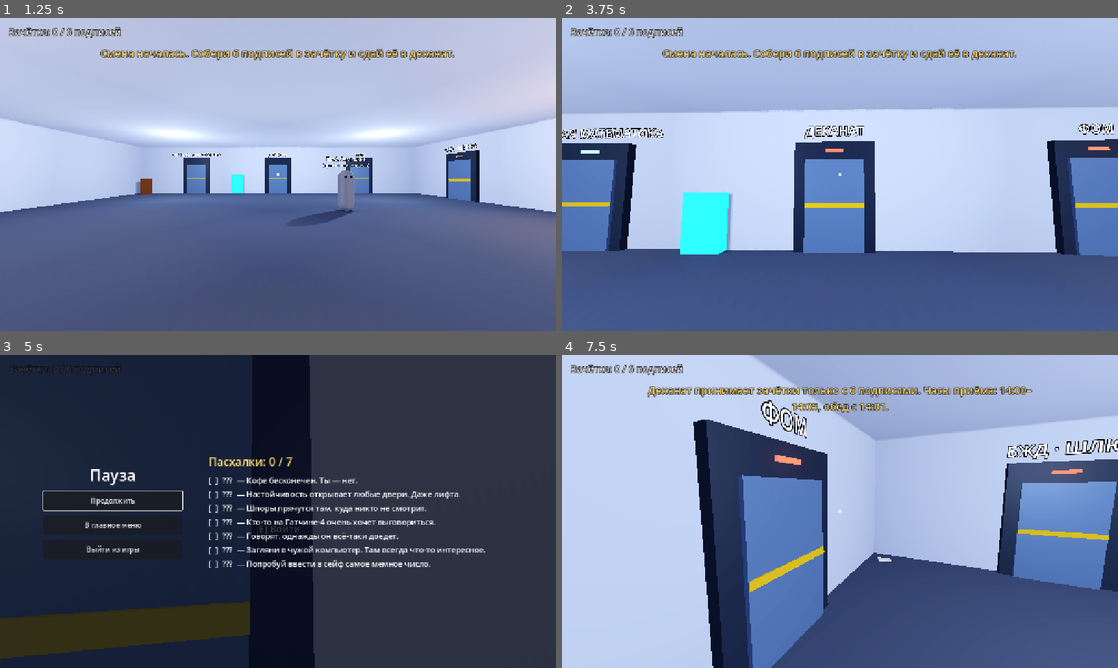
Above: before the commit, frames 1-4 (two rows, left to right).
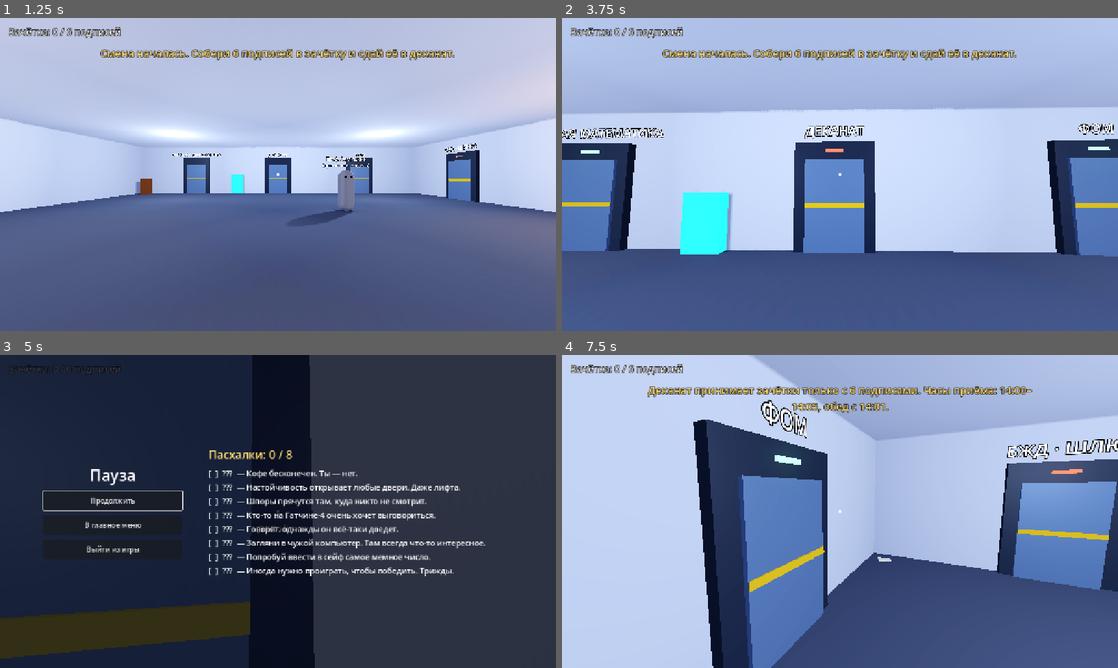
Above: after the commit, the same moments.

Repository: Dunozaurik/SessionOnOrbit
Game: Godot game, scene res://scenes/ui/main_menu.tscn
Two runs of this game, one before a commit and one after it. Both use one fixed random seed, a clock stepped at 60 frames per second and the inputs below.
Inputs (mouse positions are in pixels of both pictures, inside the frame that each line leads up to):
- Up to frame 1 (1.25 s): click "Начать смену" at 0.5 s
- Up to frame 2 (3.75 s): tap Enter (ui_accept) at 1.25 s; move the mouse to (867, 174) at 1.27 s; hold E (interact) 1.28-2.03 s; hold W (move_forward) from 1.28 s (still down); click (867, 174) at 1.42 s; tap Space (jump) at 1.52, 2.27 s; move the mouse to (812, 174) at 2.02 s; tap E (interact) at 2.1, 3.05, 3.6 s; click (812, 174) at 2.17 s; move the mouse to (851, 168) at 2.77 s; hold Shift (sprint) 2.78-3.53 s; click (851, 168) at 2.92 s; move the mouse to (834, 180) at 3.52 s; click (834, 180) at 3.67 s
- Up to frame 3 (5 s): keep holding W (move_forward); tap Space (jump) at 3.77, 4.52 s; move the mouse to (316, 514) at 4.27 s; hold E (interact) from 4.28 s (still down); click (316, 514) at 4.42 s; tap Escape (pause) at 4.9 s
- Up to frame 4 (7.5 s): move the mouse to (673, 464) at 5.02 s; release W (move_forward) at 5.03 s; release E (interact) at 5.03 s; hold A (move_left) 5.03-5.78 s; tap Shift (sprint) at 5.1 s; click (673, 464) at 5.17 s; tap Space (jump) at 5.27, 6.77 s; tap E (interact) at 5.3, 6.6 s; move the mouse to (845, 511) at 5.77 s; hold W (move_forward) 5.78-6.53 s; hold E (interact) 5.78-6.53 s; click (845, 511) at 5.92 s; move the mouse to (817, 505) at 6.52 s; hold D (move_right) 6.53-7.28 s; click (817, 505) at 6.67 s; move the mouse to (867, 511) at 7.27 s; hold W (move_forward) from 7.28 s (still down); hold Shift (sprint) from 7.28 s (still down); click (867, 511) at 7.42 s

Frame 1 is identical in both runs. In frame 2, less than 0.1% of the frame differs, in the area x 94-99%, y 41-43%; in frame 3, 6.6%, in the area x 37-88%, y 30-71%; in frame 4, 0.1%.

Commit message:
Аудитория ФОМ: Транзисторова, тест в Moodle на время, доска почёта

Diff:
--- a/scenes/levels/atrium.tscn
+++ b/scenes/levels/atrium.tscn
@@ -215,8 +215,8 @@
 [node name="FomDoor" parent="Doors" instance=ExtResource("9_door")]
 position = Vector3(7, 0, -11.65)
 title = "ФОМ"
-locked = true
-locked_message = "Аудитория ФОМ закрыта: идёт тест в Moodle. Уже третий год."
+target_scene = "res://scenes/levels/fom.tscn"
+spawn_id = "FromAtrium"
 
 [node name="PhysicsDoor" parent="Doors" instance=ExtResource("9_door")]
 position = Vector3(-7, 0, 11.65)
--- /dev/null
+++ b/scenes/levels/fom.tscn
@@ -0,0 +1,232 @@
+[gd_scene format=3]
+
+[ext_resource type="Script" path="res://scripts/levels/fom.gd" id="1_level"]
+[ext_resource type="PackedScene" path="res://scenes/player/player.tscn" id="2_player"]
+[ext_resource type="PackedScene" path="res://scenes/ui/hud.tscn" id="3_hud"]
+[ext_resource type="PackedScene" path="res://scenes/ui/pause_menu.tscn" id="4_pause"]
+[ext_resource type="Script" path="res://scripts/interaction/interactable.gd" id="5_interactable"]
+[ext_resource type="PackedScene" path="res://scenes/npc/npc.tscn" id="6_npc"]
+[ext_resource type="PackedScene" path="res://scenes/props/door.tscn" id="7_door"]
+[ext_resource type="PackedScene" path="res://scenes/ui/quiz.tscn" id="8_quiz"]
+[ext_resource type="PackedScene" path="res://scenes/props/desk.tscn" id="9_desk"]
+[ext_resource type="PackedScene" path="res://scenes/props/chair.tscn" id="10_chair"]
+[ext_resource type="PackedScene" path="res://scenes/props/cheat_sheet.tscn" id="11_sheet"]
+[ext_resource type="Script" path="res://scripts/props/star_window.gd" id="12_stars"]
+
+[sub_resource type="Environment" id="Environment_fom"]
+background_mode = 1
+background_color = Color(0.02, 0.02, 0.06, 1)
+ambient_light_source = 2
+ambient_light_color = Color(0.7, 0.6, 0.55, 1)
+ambient_light_energy = 0.45
+tonemap_mode = 2
+glow_enabled = true
+
+[sub_resource type="StandardMaterial3D" id="Mat_floor"]
+albedo_color = Color(0.25, 0.27, 0.3, 1)
+
+[sub_resource type="StandardMaterial3D" id="Mat_wall"]
+albedo_color = Color(0.88, 0.85, 0.8, 1)
+
+[sub_resource type="StandardMaterial3D" id="Mat_desk"]
+albedo_color = Color(0.5, 0.36, 0.25, 1)
+
+[sub_resource type="StandardMaterial3D" id="Mat_moodle"]
+albedo_color = Color(0.2, 0.1, 0.02, 1)
+emission_enabled = true
+emission = Color(0.98, 0.5, 0.07, 1)
+emission_energy_multiplier = 1.3
+
+[sub_resource type="StandardMaterial3D" id="Mat_board"]
+albedo_color = Color(0.08, 0.09, 0.12, 1)
+
+[sub_resource type="StandardMaterial3D" id="Mat_window"]
+albedo_color = Color(0.01, 0.01, 0.04, 1)
+metallic = 0.8
+roughness = 0.1
+
+[sub_resource type="BoxMesh" id="Mesh_moodle"]
+material = SubResource("Mat_moodle")
+size = Vector3(0.15, 1.2, 1.8)
+
+[sub_resource type="BoxShape3D" id="Shape_moodle"]
+size = Vector3(0.3, 1.2, 1.8)
+
+[node name="Fom" type="Node3D"]
+script = ExtResource("1_level")
+
+[node name="WorldEnvironment" type="WorldEnvironment" parent="."]
+environment = SubResource("Environment_fom")
+
+[node name="LightFront" type="OmniLight3D" parent="."]
+transform = Transform3D(1, 0, 0, 0, 1, 0, 0, 0, 1, 0, 3, -2)
+light_color = Color(1, 0.93, 0.85, 1)
+shadow_enabled = true
+omni_range = 10.0
+
+[node name="LightBack" type="OmniLight3D" parent="."]
+transform = Transform3D(1, 0, 0, 0, 1, 0, 0, 0, 1, 0, 3, 3)
+light_color = Color(0.92, 0.94, 1, 1)
+light_energy = 0.8
+shadow_enabled = true
+omni_range = 9.0
+
+[node name="LightMoodle" type="OmniLight3D" parent="."]
+transform = Transform3D(1, 0, 0, 0, 1, 0, 0, 0, 1, 4.8, 1.6, -1.5)
+light_color = Color(1, 0.55, 0.15, 1)
+light_energy = 0.8
+omni_range = 3.0
+
+[node name="Geometry" type="Node3D" parent="."]
+
+[node name="Floor" type="CSGBox3D" parent="Geometry"]
+transform = Transform3D(1, 0, 0, 0, 1, 0, 0, 0, 1, 0, -0.25, 0)
+use_collision = true
+size = Vector3(12, 0.5, 10)
+material = SubResource("Mat_floor")
+
+[node name="Ceiling" type="CSGBox3D" parent="Geometry"]
+transform = Transform3D(1, 0, 0, 0, 1, 0, 0, 0, 1, 0, 3.75, 0)
+use_collision = true
+size = Vector3(12, 0.5, 10)
+material = SubResource("Mat_wall")
+
+[node name="WallNorth" type="CSGBox3D" parent="Geometry"]
+transform = Transform3D(1, 0, 0, 0, 1, 0, 0, 0, 1, 0, 1.75, -5)
+use_collision = true
+size = Vector3(12, 3.5, 0.5)
+material = SubResource("Mat_wall")
+
+[node name="WallSouth" type="CSGBox3D" parent="Geometry"]
+transform = Transform3D(1, 0, 0, 0, 1, 0, 0, 0, 1, 0, 1.75, 5)
+use_collision = true
+size = Vector3(12, 3.5, 0.5)
+material = SubResource("Mat_wall")
+
+[node name="WallEast" type="CSGBox3D" parent="Geometry"]
+transform = Transform3D(1, 0, 0, 0, 1, 0, 0, 0, 1, 6, 1.75, 0)
+use_collision = true
+size = Vector3(0.5, 3.5, 10)
+material = SubResource("Mat_wall")
+
+[node name="WallWest" type="CSGBox3D" parent="Geometry"]
+transform = Transform3D(1, 0, 0, 0, 1, 0, 0, 0, 1, -6, 1.75, 0)
+use_collision = true
+size = Vector3(0.5, 3.5, 10)
+material = SubResource("Mat_wall")
+
+[node name="Window" type="CSGBox3D" parent="Geometry"]
+transform = Transform3D(1, 0, 0, 0, 1, 0, 0, 0, 1, -5.74, 1.7, 0.5)
+size = Vector3(0.02, 1.3, 4)
+material = SubResource("Mat_window")
+
+[node name="HallBoard" type="CSGBox3D" parent="Geometry"]
+transform = Transform3D(1, 0, 0, 0, 1, 0, 0, 0, 1, -2, 2, -4.72)
+size = Vector3(4.2, 1.5, 0.06)
+material = SubResource("Mat_board")
+
+[node name="TeacherDesk" type="CSGBox3D" parent="Geometry"]
+transform = Transform3D(1, 0, 0, 0, 1, 0, 0, 0, 1, 2, 0.4, -3)
+use_collision = true
+size = Vector3(2, 0.8, 0.9)
+material = SubResource("Mat_desk")
+
+[node name="DeskL1" parent="Geometry" instance=ExtResource("9_desk")]
+position = Vector3(-2.5, 0, 0)
+
+[node name="DeskR1" parent="Geometry" instance=ExtResource("9_desk")]
+position = Vector3(2.5, 0, 0)
+
+[node name="DeskL2" parent="Geometry" instance=ExtResource("9_desk")]
+position = Vector3(-2.5, 0, 2)
+
+[node name="DeskR2" parent="Geometry" instance=ExtResource("9_desk")]
+position = Vector3(2.5, 0, 2)
+
+[node name="ChairL1" parent="Geometry" instance=ExtResource("10_chair")]
+position = Vector3(-2.5, 0, 0.65)
+
+[node name="ChairR1" parent="Geometry" instance=ExtResource("10_chair")]
+position = Vector3(2.5, 0, 0.65)
+
+[node name="ChairL2" parent="Geometry" instance=ExtResource("10_chair")]
+position = Vector3(-2.5, 0, 2.65)
+
+[node name="ChairR2" parent="Geometry" instance=ExtResource("10_chair")]
+position = Vector3(2.5, 0, 2.65)
+
+[node name="TeacherChair" parent="Geometry" instance=ExtResource("10_chair")]
+position = Vector3(1.2, 0, -3.9)
+rotation = Vector3(0, 3.14159, 0)
+
+[node name="WindowStars" type="Node3D" parent="."]
+transform = Transform3D(1, 0, 0, 0, 1, 0, 0, 0, 1, -5.72, 1.7, 0.5)
+script = ExtResource("12_stars")
+size = Vector2(3.8, 1.2)
+seed_value = 2026
+
+[node name="WindowNote" type="Label3D" parent="."]
+position = Vector3(-5.7, 2.65, 0.5)
+rotation = Vector3(0, 1.5708, 0)
+text = "Напоминание: тест закрывается через 20 секунд после открытия.
+Или раньше. Как повезёт."
+font_size = 24
+outline_size = 6
+
+[node name="HallOfFame" type="Label3D" parent="."]
+position = Vector3(-3.9, 2, -4.66)
+modulate = Color(1, 0.86, 0.45, 1)
+text = "ДОСКА ПОЧЁТА"
+font_size = 36
+outline_size = 0
+horizontal_alignment = 0
+
+[node name="MoodleTerminal" type="StaticBody3D" parent="."]
+transform = Transform3D(1, 0, 0, 0, 1, 0, 0, 0, 1, 5.7, 1.4, -1.5)
+script = ExtResource("5_interactable")
+prompt = "Начать тест в Moodle"
+
+[node name="Mesh" type="MeshInstance3D" parent="MoodleTerminal"]
+mesh = SubResource("Mesh_moodle")
+
+[node name="Collision" type="CollisionShape3D" parent="MoodleTerminal"]
+shape = SubResource("Shape_moodle")
+
+[node name="MoodleLabel" type="Label3D" parent="."]
+position = Vector3(5.6, 2.35, -1.5)
+rotation = Vector3(0, -1.5708, 0)
+modulate = Color(0.98, 0.55, 0.15, 1)
+text = "MOODLE"
+font_size = 56
+outline_size = 10
+
+[node name="Transistorova" parent="." instance=ExtResource("6_npc")]
+position = Vector3(2.4, 0, -3.95)
+display_name = "Доц. Транзисторова"
+subtitle = "(ФОМ)"
+color = Color(0.95, 0.55, 0.2, 1)
+
+[node name="SheetChair" parent="." instance=ExtResource("11_sheet")]
+transform = Transform3D(1, 0, 0, 0, 1, 0, 0, 0, 1, 2.5, 0.5, 2.65)
+id = "fom_chair"
+text = "Транзистор — это как кран, только для электронов. Пить из него нельзя."
+
+[node name="ExitDoor" parent="." instance=ExtResource("7_door")]
+position = Vector3(0, 0, 4.65)
+rotation = Vector3(0, 3.14159, 0)
+title = "АТРИУМ"
+target_scene = "res://scenes/levels/atrium.tscn"
+spawn_id = "FromFom"
+prompt = "Выйти в атриум"
+
+[node name="FromAtrium" type="Marker3D" parent="." groups=["spawn"]]
+position = Vector3(0, 0, 3.4)
+
+[node name="Player" parent="." instance=ExtResource("2_player")]
+transform = Transform3D(1, 0, 0, 0, 1, 0, 0, 0, 1, 0, 0, 3.4)
+
+[node name="HUD" parent="." instance=ExtResource("3_hud")]
+
+[node name="PauseMenu" parent="." instance=ExtResource("4_pause")]
+
+[node name="Quiz" parent="." instance=ExtResource("8_quiz")]
--- /dev/null
+++ b/scenes/ui/quiz.tscn
@@ -0,0 +1,125 @@
+[gd_scene format=3]
+
+[ext_resource type="Script" path="res://scripts/ui/quiz.gd" id="1_quiz"]
+
+[sub_resource type="StyleBoxFlat" id="StyleBox_moodle"]
+bg_color = Color(0.97, 0.97, 0.96, 1)
+border_width_top = 6
+border_color = Color(0.98, 0.5, 0.07, 1)
+corner_radius_top_left = 6
+corner_radius_top_right = 6
+corner_radius_bottom_right = 6
+corner_radius_bottom_left = 6
+content_margin_left = 32.0
+content_margin_top = 22.0
+content_margin_right = 32.0
+content_margin_bottom = 22.0
+
+[sub_resource type="StyleBoxFlat" id="StyleBox_timer"]
+bg_color = Color(0.2, 0.22, 0.26, 1)
+corner_radius_top_left = 4
+corner_radius_top_right = 4
+corner_radius_bottom_right = 4
+corner_radius_bottom_left = 4
+content_margin_left = 12.0
+content_margin_top = 4.0
+content_margin_right = 12.0
+content_margin_bottom = 4.0
+
+[node name="Quiz" type="CanvasLayer"]
+layer = 6
+script = ExtResource("1_quiz")
+
+[node name="Dim" type="ColorRect" parent="."]
+anchors_preset = 15
+anchor_right = 1.0
+anchor_bottom = 1.0
+grow_horizontal = 2
+grow_vertical = 2
+color = Color(0, 0, 0, 0.6)
+
+[node name="Panel" type="PanelContainer" parent="."]
+anchors_preset = 8
+anchor_left = 0.5
+anchor_top = 0.5
+anchor_right = 0.5
+anchor_bottom = 0.5
+offset_left = -440.0
+offset_top = -260.0
+offset_right = 440.0
+offset_bottom = 260.0
+grow_horizontal = 2
+grow_vertical = 2
+theme_override_styles/panel = SubResource("StyleBox_moodle")
+
+[node name="Box" type="VBoxContainer" parent="Panel"]
+layout_mode = 2
+theme_override_constants/separation = 14
+
+[node name="Header" type="HBoxContainer" parent="Panel/Box"]
+layout_mode = 2
+
+[node name="Title" type="Label" parent="Panel/Box/Header"]
+layout_mode = 2
+size_flags_horizontal = 3
+theme_override_colors/font_color = Color(0.98, 0.5, 0.07, 1)
+theme_override_font_sizes/font_size = 20
+text = "MOODLE · Тест: Физические основы микроэлектроники"
+
+[node name="Timer" type="Label" parent="Panel/Box/Header"]
+unique_name_in_owner = true
+layout_mode = 2
+theme_override_font_sizes/font_size = 18
+theme_override_styles/normal = SubResource("StyleBox_timer")
+text = "Осталось: 20.0 с"
+
+[node name="Progress" type="Label" parent="Panel/Box"]
+unique_name_in_owner = true
+layout_mode = 2
+theme_override_colors/font_color = Color(0.45, 0.45, 0.5, 1)
+theme_override_font_sizes/font_size = 16
+text = "Вопрос 1 из 5"
+
+[node name="Question" type="Label" parent="Panel/Box"]
+unique_name_in_owner = true
+layout_mode = 2
+theme_override_colors/font_color = Color(0.12, 0.12, 0.15, 1)
+theme_override_font_sizes/font_size = 24
+text = "Вопрос"
+autowrap_mode = 3
+
+[node name="Answers" type="VBoxContainer" parent="Panel/Box"]
+unique_name_in_owner = true
+layout_mode = 2
+size_flags_vertical = 3
+theme_override_constants/separation = 8
+
+[node name="Result" type="Label" parent="Panel/Box"]
+unique_name_in_owner = true
+visible = false
+layout_mode = 2
+size_flags_vertical = 3
+theme_override_colors/font_color = Color(0.12, 0.12, 0.15, 1)
+theme_override_colors/font_outline_color = Color(0.12, 0.12, 0.15, 1)
+theme_override_constants/outline_size = 1
+theme_override_font_sizes/font_size = 22
+text = "Результат"
+autowrap_mode = 3
+
+[node name="Buttons" type="HBoxContainer" parent="Panel/Box"]
+layout_mode = 2
+theme_override_constants/separation = 12
+alignment = 2
+
+[node name="RetryButton" type="Button" parent="Panel/Box/Buttons"]
+unique_name_in_owner = true
+visible = false
+custom_minimum_size = Vector2(180, 40)
+layout_mode = 2
+text = "Пересдать"
+
+[node name="ExitButton" type="Button" parent="Panel/Box/Buttons"]
+unique_name_in_owner = true
+custom_minimum_size = Vector2(180, 40)
+layout_mode = 2
+text = "Выйти из Moodle (Esc)"
--- a/scripts/autoload/game_state.gd
+++ b/scripts/autoload/game_state.gd
@@ -12,7 +12,7 @@
 signal easter_egg_found(id: String)
 
 const TOTAL_SIGNATURES := 6
-const TOTAL_CHEAT_SHEETS := 4
+const TOTAL_CHEAT_SHEETS := 5
 
 ## Все пасхалки игры: id -> [название, подсказка до нахождения].
 ## Журнал в меню паузы строится по этому списку.
@@ -24,6 +24,7 @@
 	"andrey_arrived": ["Невозможное возможно", "Говорят, однажды он всё-таки доедет."],
 	"final_final": ["Финал точно финал", "Загляни в чужой компьютер. Там всегда что-то интересное."],
 	"six_seven": ["Six seven", "Попробуй ввести в сейф самое мемное число."],
+	"retake": ["Пересдача — мой путь", "Иногда нужно проиграть, чтобы победить. Трижды."],
 }
 
 ## teacher_id -> true
--- /dev/null
+++ b/scripts/data/fom_questions.gd
@@ -0,0 +1,42 @@
+class_name FomQuestions
+
+## Вопросы теста по ФОМ в Moodle. В каждой попытке выбираются QUESTIONS_PER_TRY
+## случайных вопросов, ответы перемешиваются. ПЕРВЫЙ ответ в списке — правильный.
+
+const QUESTIONS_PER_TRY := 5
+const PASS_SCORE := 4
+## Секунд на тест (на станции время идёт быстрее, чем в Moodle на Земле).
+const BASE_TIME := 20.0
+## Сколько секунд добавляет каждая найденная шпора.
+const SECONDS_PER_CHEAT_SHEET := 5.0
+
+const QUESTIONS: Array[Dictionary] = [
+	{
+		"q": "Что такое p-n переход?",
+		"answers": ["Контакт полупроводников p- и n-типа", "Переход из Питера в Новгород", "Пересадка на «Площади Восстания»", "Новый мем"],
+	},
+	{
+		"q": "Основной материал микроэлектроники — это...",
+		"answers": ["Кремний", "Кофе", "Изолента", "Надежда"],
+	},
+	{
+		"q": "Что делает транзистор?",
+		"answers": ["Усиливает и переключает сигнал", "Транзитом везёт Андрея из Гатчины", "Ничего, он на больничном", "Отвечает в Moodle за тебя"],
+	},
+	{
+		"q": "Сколько времени даётся на этот тест?",
+		"answers": ["Меньше, чем нужно", "20 минут", "Сколько угодно", "Тест уже закончился"],
+	},
+	{
+		"q": "Закон Мура гласит, что...",
+		"answers": ["Число транзисторов на чипе удваивается примерно каждые два года", "Мур всегда прав", "Каждые два года удваивается число пересдач", "Котам нельзя давать микросхемы"],
+	},
+	{
+		"q": "Что такое легирование полупроводника?",
+		"answers": ["Добавление примесей для изменения проводимости", "Вступление в легион", "Покупка конструктора LEGO", "Отчисление за прогулы"],
+	},
+	{
+		"q": "Кто сдал этот тест с первого раза?",
+		"answers": ["Только преподаватель", "Андрей Лабонин", "Вся группа", "Никто, даже преподаватель"],
+	},
+]
--- /dev/null
+++ b/scripts/levels/fom.gd
@@ -0,0 +1,105 @@
+extends Room
+
+## Аудитория ФОМ (физические основы микроэлектроники). Доц. Транзисторова подпишет,
+## если сдать тест в Moodle: 5 вопросов за 20 секунд, нужно 4 правильных.
+## Каждая найденная шпора даёт +5 секунд. Пересдавать можно бесконечно.
+
+enum Stage { NOT_STARTED, TESTING, PASSED, DONE }
+
+const TEACHER := "Доц. Транзисторова"
+## Сколько проваленных попыток нужно для пасхалки «Пересдача — мой путь».
+const FAILS_FOR_EGG := 3
+
+const HALL_OF_FAME := "ДОСКА ПОЧЁТА ТЕСТА ПО ФОМ\n\n1. Доц. Транзисторова — 4 мин\n    (единственная сдавшая)\n2. Лабонин А. — 47 попыток, в процессе"
+
+var stage: Stage:
+	get:
+		return GameState.flags.get("fom_stage", Stage.NOT_STARTED)
+	set(value):
+		GameState.flags["fom_stage"] = value
+
+@onready var _quiz: Quiz = $Quiz
+
+
+func _ready() -> void:
+	super._ready()
+	$Transistorova.interacted.connect(_on_teacher)
+	$MoodleTerminal.interacted.connect(_on_terminal)
+	_quiz.finished.connect(_on_quiz_finished)
+	_update_hall_of_fame()
+
+
+func _time_limit() -> float:
+	return FomQuestions.BASE_TIME + GameState.cheat_sheets * FomQuestions.SECONDS_PER_CHEAT_SHEET
+
+
+func _update_hall_of_fame() -> void:
+	var text := HALL_OF_FAME
+	if stage >= Stage.PASSED:
+		text += "\n3. Ты — ЗАЧЁТ! (Moodle в шоке)"
+	$HallOfFame.text = text
+
+
+func _on_teacher(_player: Player) -> void:
+	match stage:
+		Stage.NOT_STARTED:
+			var sheets_line := "Кстати, шпоры у нас разрешены: каждая даёт +%d секунд к тесту. Так что лучше соберите их заранее. Сейчас у вас шпор: %d — это +%d секунд." % [
+				int(FomQuestions.SECONDS_PER_CHEAT_SHEET), GameState.cheat_sheets,
+				int(GameState.cheat_sheets * FomQuestions.SECONDS_PER_CHEAT_SHEET)]
+			Dialogue.start([
+				{"speaker": TEACHER, "text": "Подпись по ФОМу? Конечно. Нужно всего лишь сдать тест в Moodle."},
+				{
+					"speaker": TEACHER,
+					"text": "На тест даётся 20 минут. Ой, простите, это у нас на Земле. На станции время идёт быстрее — у вас 20 секунд.",
+					"call": func(): self.stage = Stage.TESTING,
+					"choices": [
+						["20 СЕКУНД?!", [
+							{"speaker": TEACHER, "text": "Не переживайте. Я его решаю за четыре. Минуты. Но вы справитесь быстрее."},
+						]],
+						["А шпоры можно?", [
+							{"speaker": TEACHER, "text": "Можно! Это официальная методика кафедры. Как раз хотела об этом сказать."},
+						]],
+						["А сколько раз можно пересдавать?", [
+							{"speaker": TEACHER, "text": "Бесконечно. Лабонин пересдаёт уже 47-й раз. Говорит, что вот-вот."},
+						]],
+					],
+				},
+				{"speaker": TEACHER, "text": sheets_line},
+				{"speaker": TEACHER, "text": "Терминал Moodle — у правой стены. Удачи. Она вам понадобится."},
+			])
+		Stage.TESTING:
+			Dialogue.start([{"speaker": TEACHER, "text": "Терминал Moodle у правой стены. Время у вас: %d секунд. Ну, когда начнёте." % int(_time_limit())}])
+		Stage.PASSED:
+			stage = Stage.DONE
+			Dialogue.start([
+				{"speaker": TEACHER, "text": "Сдали?! С первой... с какой попытки? А, неважно. Это успех. Это прорыв в микроэлектронике."},
+				{
+					"speaker": TEACHER,
+					"text": "Расписываюсь. Только Лабонину не говорите — он расстроится.",
+					"call": GameState.add_signature.bind("transistorova"),
+				},
+			])
+		Stage.DONE:
+			Dialogue.start([{"speaker": TEACHER, "text": "Вы теперь на доске почёта. Сразу после меня. И перед Лабониным."}])
+
+
+func _on_terminal(_player: Player) -> void:
+	match stage:
+		Stage.NOT_STARTED:
+			GameState.post_message("MOODLE: Тест не назначен. Обратитесь к преподавателю.")
+		Stage.TESTING:
+			_quiz.start(FomQuestions.QUESTIONS, FomQuestions.QUESTIONS_PER_TRY, _time_limit(), FomQuestions.PASS_SCORE)
+		_:
+			GameState.post_message("MOODLE: Тест завершён. Оценка: зачёт. Moodle до сих пор не верит.")
+
+
+func _on_quiz_finished(passed: bool, _score: int) -> void:
+	if passed:
+		stage = Stage.PASSED
+		_update_hall_of_fame()
+		GameState.post_message("Транзисторова роняет ручку. Кажется, она хочет с тобой поговорить.")
+		return
+	var fails: int = GameState.flags.get("fom_fails", 0) + 1
+	GameState.flags["fom_fails"] = fails
+	if fails == FAILS_FOR_EGG:
+		GameState.find_easter_egg("retake")
--- /dev/null
+++ b/scripts/ui/quiz.gd
@@ -0,0 +1,158 @@
+class_name Quiz
+extends CanvasLayer
+
+## Экран теста «как в Moodle»: вопросы на время, ответы кнопками, результат в конце.
+## start(вопросы, лимит_времени, проходной_балл). Вопрос — {"q": ..., "answers": [...]},
+## первый ответ правильный (кнопки перемешиваются).
+## Сигналы: finished(passed, score) — попытка завершена, closed — экран закрыт.
+
+signal finished(passed: bool, score: int)
+signal closed
+
+## Moodle «загружается», а таймер уже идёт.
+const LOADING_TIME := 2.0
+
+var _all_questions: Array = []
+var _questions: Array = []
+var _per_try := 5
+var _time_limit := 20.0
+var _pass_score := 4
+
+var _index := 0
+var _score := 0
+var _time_left := 0.0
+var _loading := 0.0
+var _running := false
+
+@onready var _timer: Label = %Timer
+@onready var _progress: Label = %Progress
+@onready var _question: Label = %Question
+@onready var _answers: VBoxContainer = %Answers
+@onready var _result: Label = %Result
+@onready var _retry: Button = %RetryButton
+
+
+func _ready() -> void:
+	hide()
+	_retry.pressed.connect(_begin)
+	%ExitButton.pressed.connect(close)
+
+
+func start(questions: Array, per_try: int, time_limit: float, pass_score: int) -> void:
+	_all_questions = questions
+	_per_try = mini(per_try, questions.size())
+	_time_limit = time_limit
+	_pass_score = pass_score
+	show()
+	GameState.input_locked = true
+	Input.mouse_mode = Input.MOUSE_MODE_VISIBLE
+	_begin()
+
+
+func close() -> void:
+	if not visible:
+		return
+	_running = false
+	hide()
+	GameState.input_locked = false
+	if not Dialogue.is_active():
+		Input.mouse_mode = Input.MOUSE_MODE_CAPTURED
+	closed.emit()
+
+
+func _begin() -> void:
+	var pool := _all_questions.duplicate()
+	pool.shuffle()
+	_questions = pool.slice(0, _per_try)
+	_index = 0
+	_score = 0
+	_time_left = _time_limit
+	_loading = LOADING_TIME
+	_running = true
+	_result.hide()
+	_retry.hide()
+	_answers.show()
+	_clear_answers()
+	_progress.text = ""
+	_question.text = "Moodle загружается...\n(таймер уже идёт)"
+	_update_timer()
+
+
+func _process(delta: float) -> void:
+	if not _running:
+		return
+	_time_left -= delta
+	_update_timer()
+	if _loading > 0.0:
+		_loading -= delta
+		if _loading <= 0.0:
+			_show_question()
+	if _time_left <= 0.0:
+		_finish(true)
+
+
+func _update_timer() -> void:
+	_timer.text = "Осталось: %.1f с" % maxf(_time_left, 0.0)
+	_timer.modulate = Color(1, 0.35, 0.3) if _time_left < 5.0 else Color.WHITE
+
+
+func _show_question() -> void:
+	_clear_answers()
+	var question: Dictionary = _questions[_index]
+	_progress.text = "Вопрос %d из %d" % [_index + 1, _questions.size()]
+	_question.text = question["q"]
+	var answers: Array = question["answers"]
+	var order := range(answers.size())
+	order.shuffle()
+	for i in order:
+		var button := Button.new()
+		button.text = answers[i]
+		button.alignment = HORIZONTAL_ALIGNMENT_LEFT
+		button.custom_minimum_size = Vector2(0, 40)
+		button.pressed.connect(_on_answer.bind(i == 0))
+		_answers.add_child(button)
+
+
+func _on_answer(correct: bool) -> void:
+	if not _running:
+		return
+	if correct:
+		_score += 1
+	Sfx.play("blip", -4.0)
+	_index += 1
+	if _index >= _questions.size():
+		_finish(false)
+	else:
+		_show_question()
+
+
+func _finish(timed_out: bool) -> void:
+	_running = false
+	_clear_answers()
+	_answers.hide()
+	var passed := _score >= _pass_score
+	_progress.text = "Попытка завершена"
+	_question.text = ""
+	var text := "Правильных ответов: %d из %d.\nОценка: %s" % [_score, _questions.size(), "ЗАЧЁТ" if passed else "НЕЗАЧЁТ"]
+	if timed_out:
+		text += "\nВремя вышло. Как и всегда."
+	if not passed:
+		text += "\nПересдача доступна немедленно. Как и в жизни — бесконечно."
+	_result.text = text
+	_result.modulate = Color(0.5, 1, 0.6) if passed else Color(1, 0.55, 0.5)
+	_result.show()
+	_retry.visible = not passed
+	Sfx.play("success" if passed else "denied")
+	finished.emit(passed, _score)
+
+
+func _clear_answers() -> void:
+	for child in _answers.get_children():
+		_answers.remove_child(child)
+		child.queue_free()
+
+
+func _unhandled_input(event: InputEvent) -> void:
+	if visible and event.is_action_pressed("pause"):
+		close()
+		get_viewport().set_input_as_handled()
Not shown, added: scripts/data/fom_questions.gd.uid
Not shown, added: scripts/levels/fom.gd.uid
Not shown, added: scripts/ui/quiz.gd.uid
Not shown, changed: docs/design.md
